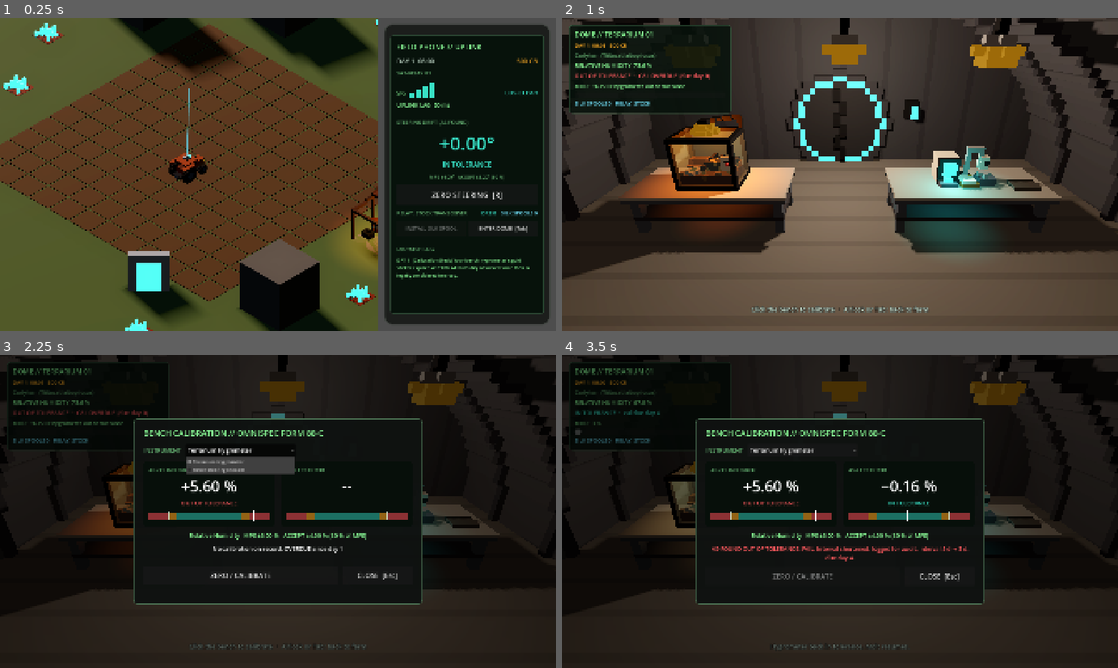
Above: before the commit, frames 1-4 (two rows, left to right).
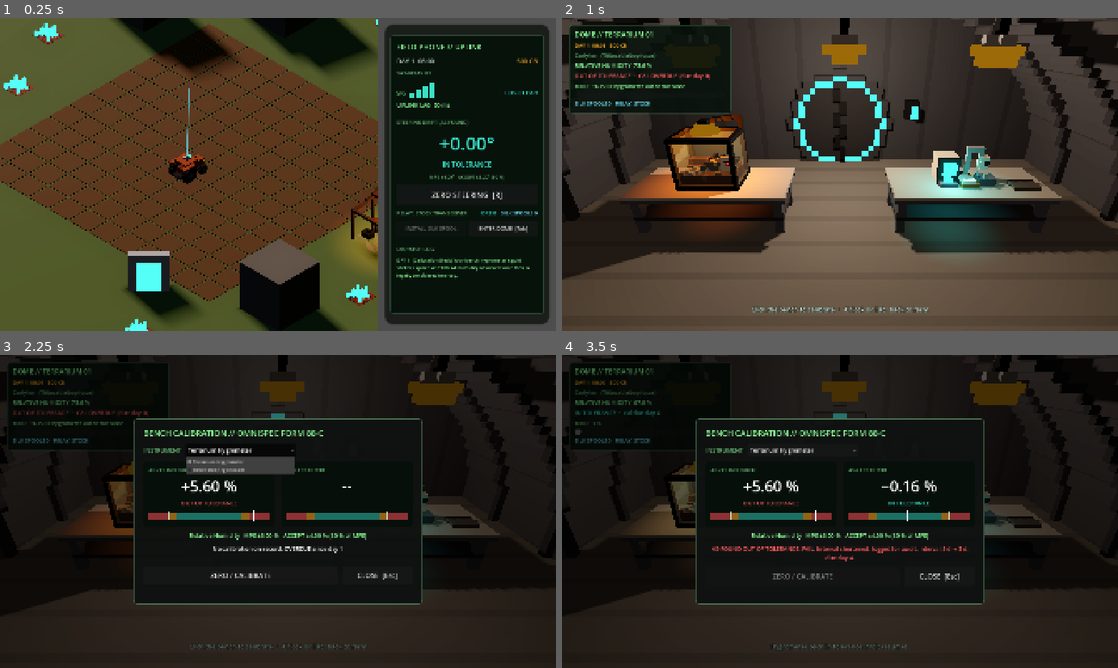
Above: after the commit, the same moments.

Repository: xlockeddown-glitch/out-of-spec
Game: Godot game, scene res://scenes/main_farm.tscn
Same seed, same stepped clock (60 frames per second), same inputs: the game is played once before the commit and once after it.
Inputs (mouse positions are in pixels of both pictures, inside the frame that each line leads up to):
- Up to frame 1 (0.25 s): no input
- Up to frame 2 (1 s): click "ENTER DOME [Tab]" at 0.5 s
- Up to frame 3 (2.25 s): tap Enter at 1.25 s; move the mouse to (400, 495) at 1.27 s; hold D (rover_steer_right) 1.28-2 s; hold E (interact) 1.28-2 s; click (400, 495) at 1.42 s; click "Terrarium Hygrometer" at 2 s
- Up to frame 4 (3.5 s): click "ZERO / CALIBRATE" at 2.75 s

The runs differ from the first frame. In frame 1, less than 0.1% of the frame differs, in the area x 0-35%, y 1-100%; in frame 2, 0.5%, in the area x 42-80%, y 9-50%; in frame 3, less than 0.1%; in frame 4, less than 0.1%.

Commit message:
Glow parts: no specular; scope the amber override rule to what's tuned
GPT review of #15: a black albedo still kept the default specular, so a
warm light could tint the glow parts' highlights. Set metallic_specular
to 0. The docs said amber lamps get an override, but only the dome
pendants and heat lamp have one; the farm's amber lamps are listed as
untuned at 1.2.

Co-Authored-By: Claude Opus 5.5 <noreply@anthropic.com>

Diff:
--- a/scripts/world/model_slot.gd
+++ b/scripts/world/model_slot.gd
@@ -112,4 +112,7 @@
 			# Emission only: scene lights falling on the part would add to its glow and
 			# shift the hue (amber lamps under a warm light read yellow).
 			glow.albedo_color = Color.BLACK
+			# Black albedo still keeps the default specular highlight, which takes the
+			# light's color; zero it so only the emission shows.
+			glow.metallic_specular = 0.0
 			mesh_instance.set_surface_override_material(i, glow)
Not shown, changed: docs/art/voxel_models.md
